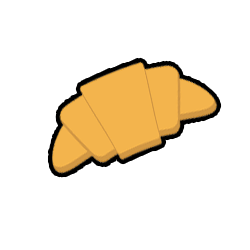
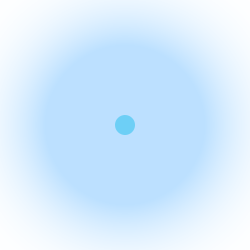
Two versions of the same layered image (250×250). Layer-by-layer changes:
hid "croisant" over [51, 61, 218, 174]
added layer "Ellipse 1" above "32382-hamburger-icon" over [115, 115, 135, 135]
